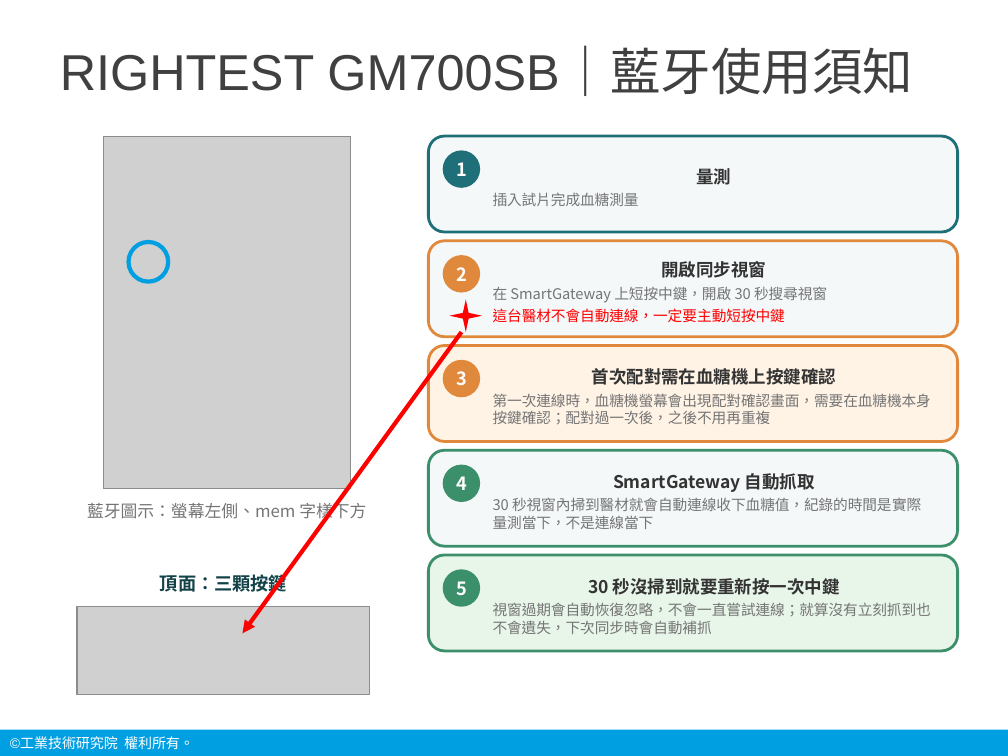
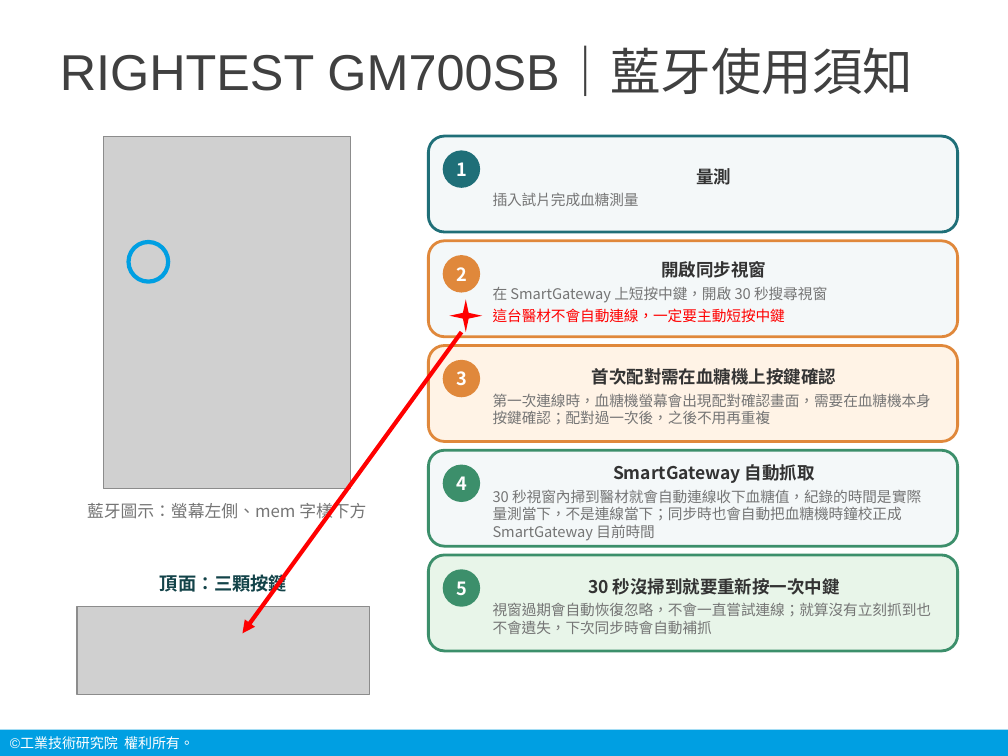
Before and after one commit to chanwunkong/pico-vitals-gateway, a slide deck: slide 20 of 說明/生理訊號中繼裝置_操作說明_20260908.pptx. Drawn at 1008x756 pixels with LibreOffice and Linux fonts; fonts in the diff are those of the drawing; grey boxes stand for pictures; background and template pictures are left out. Boxes give left, top, right and bottom in pixels: in the first picture for what was removed or moved away, otherwise in the second. Text is boxed around its words. In the diff, an @@ line names an element or a change of style, - is before the commit and + after.

```diff
--- a/說明/生理訊號中繼裝置_操作說明_20260908.pptx
+++ b/說明/生理訊號中繼裝置_操作說明_20260908.pptx
@@ text in rounded rectangle at (493,489,921,541): text changed @@
-30 秒視窗內掃到醫材就會自動連線收下血糖值，紀錄的時間是實際量測當下，不是連線當下
+30 秒視窗內掃到醫材就會自動連線收下血糖值，紀錄的時間是實際量測當下，不是連線當下；同步時也會自動把血糖機時鐘校正成 SmartGateway 目前時間
```
Also in this commit, not shown: 6 other slides changed, 9 other files.
